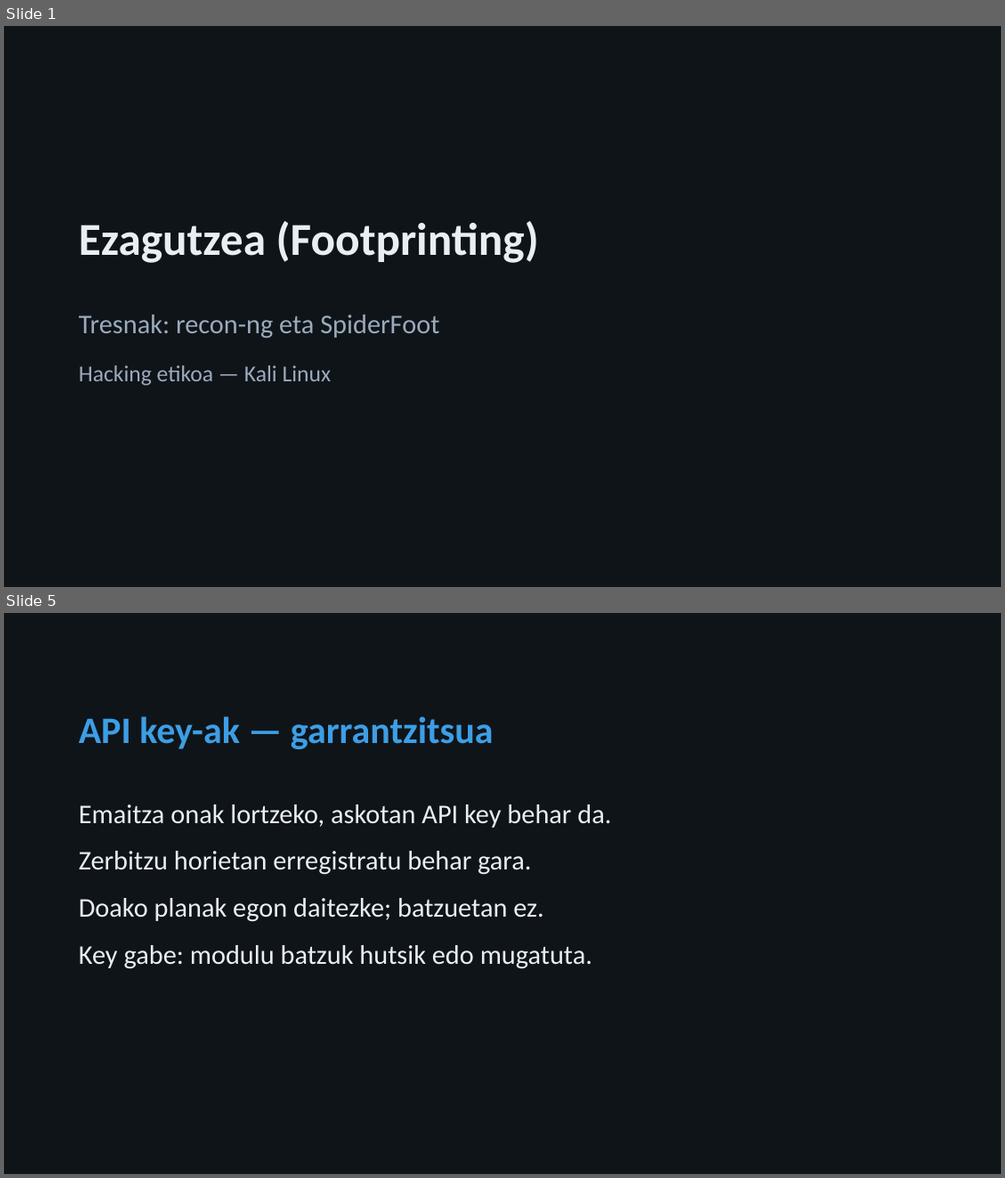
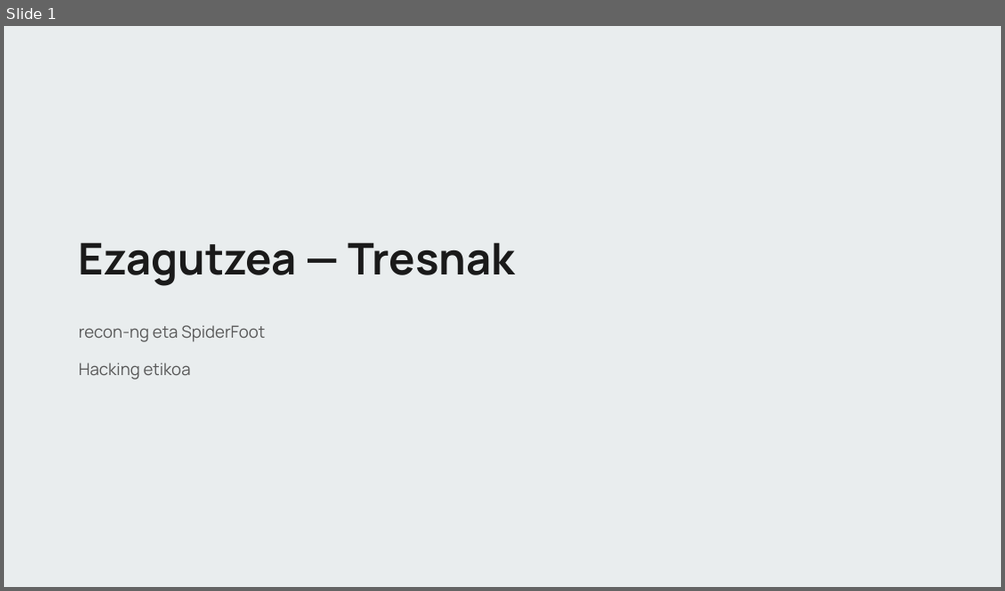
Before and after one commit to jazkune-izarraitz/Garapen2627, a slide deck: he-ezagutzea/HE-2-recon-ng-spiderfoot-aurkezpena.pptx. Shown one above the other, each under a label of ours: slides 1 and 5 before the commit, slide 1 after it; the slides between them are not shown. The pictures are 1005x1178 and 1005x591 pixels, drawn with LibreOffice and Linux fonts; fonts in the diff are those of the drawing. Boxes give left, top, right and bottom in pixels: in the first picture for what was removed or moved away, otherwise in the second. Text is boxed around its words. In the diff, an @@ line names an element or a change of style, - is before the commit and + after.

```diff
--- a/he-ezagutzea/HE-2-recon-ng-spiderfoot-aurkezpena.pptx
+++ b/he-ezagutzea/HE-2-recon-ng-spiderfoot-aurkezpena.pptx
@@ slide 5 removed at (4, 613, 1001, 1174), background #0F1419 @@
@@ text removed at (79, 716, 494, 749) @@
-API key-ak — garrantzitsua
@@ text removed at (79, 804, 611, 969) @@
-Emaitza onak lortzeko, askotan API key behar da.
-Zerbitzu horietan erregistratu behar gara.
-Doako planak egon daitezke; batzuetan ez.
-Key gabe: modulu batzuk hutsik edo mugatuta.
@@ slide 1 changed as well @@
@@ background #0F1419 to #E9EDEE @@
@@ text at (79, 242, 516, 286): text changed; size 44 to 42 pt; font Calibri to Manrope; text colour #E8EEF4 to #1A1A1A @@
-Ezagutzea (Footprinting)
+Ezagutzea — Tresnak
@@ text at (79, 325, 265, 342): text changed; size 26 to 16 pt; font Calibri to Manrope; text colour #9AABBC to #595959 @@
-Tresnak: recon-ng eta SpiderFoot
+recon-ng eta SpiderFoot
@@ text at (79, 362, 191, 379): text changed; size 22 to 16 pt; font Calibri to Manrope; text colour #9AABBC to #595959 @@
-Hacking etikoa — Kali Linux
+Hacking etikoa
```
Also in this commit, not shown: 1 other slide changed, 18 slides added, 21 other slides removed, 11 other files.
